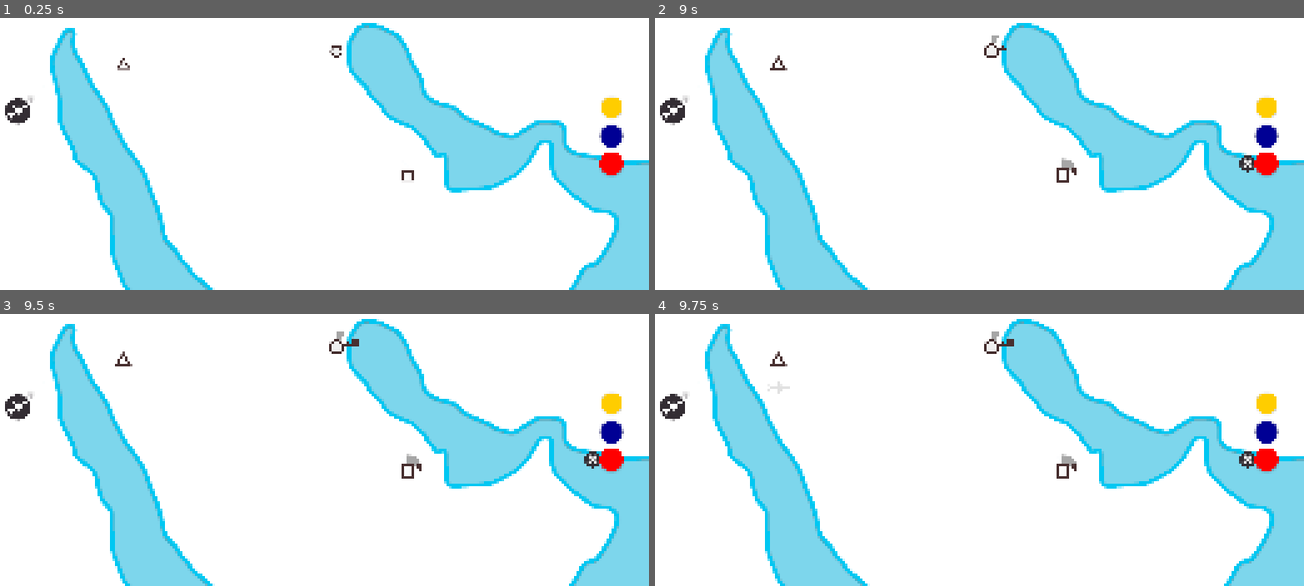
Above: before the commit, frames 1-4 (two rows, left to right).
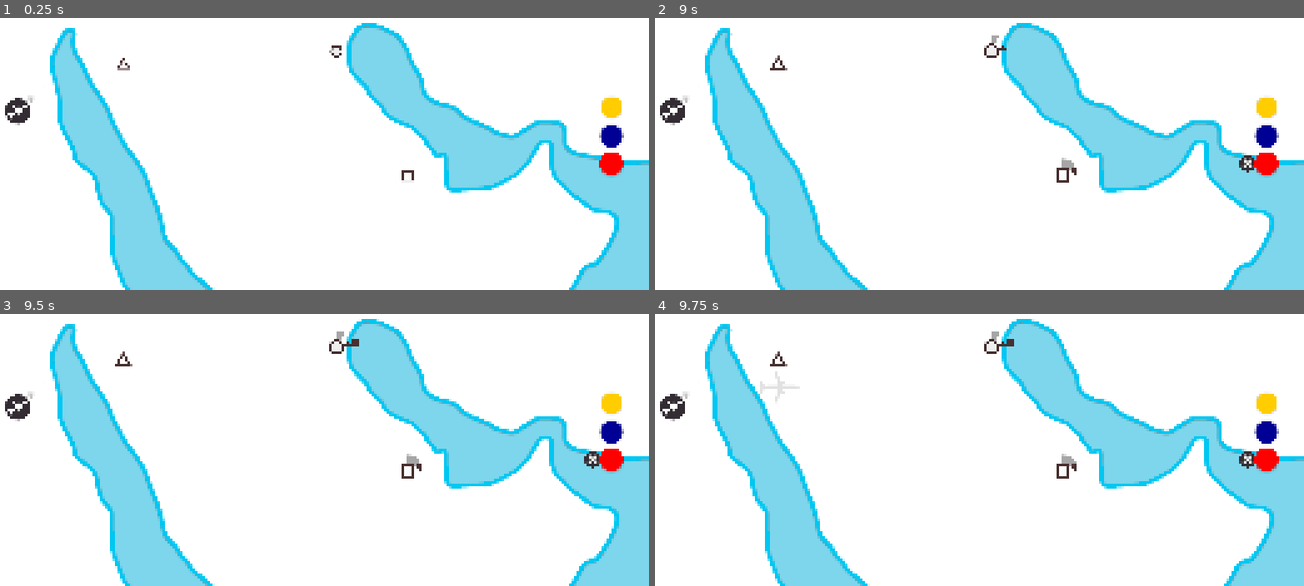
Above: after the commit, the same moments.

Repository: top-it-090304/Holding-Pattern
Game: Godot game, scene res://scene/Main.tscn
The game is run twice, just before and just after one commit, with the same random seed, the same clock (stepped at 60 frames per second) and the same inputs.
Inputs (mouse positions are in pixels of both pictures, inside the frame that each line leads up to):
- Up to frame 1 (0.25 s): no input
- Up to frame 2 (9 s): click (1265, 107) at 0.5 s; click (1265, 107) at 1.25 s; click (1265, 134) at 2 s; click (1265, 164) at 2.75 s; click (1252, 162) at 3.5 s; click (1265, 107) at 4.25 s; click (1265, 134) at 5 s; click (1265, 164) at 5.75 s; click (1252, 162) at 6.5 s; click (1265, 107) at 7.25 s; click (1265, 134) at 8 s; click (1265, 164) at 8.75 s
- Up to frame 3 (9.5 s): no input
- Up to frame 4 (9.75 s): tap Enter at 9.5 s; drag from (674, 406) to (992, 346) at 9.52 s

Frames 1-3 are identical in both runs. In frame 4, less than 0.1% of the frame differs, in the area x 16-23%, y 21-33%.

Commit message:
UI: ghost plane size change

Diff:
--- a/scene/Main.tscn
+++ b/scene/Main.tscn
@@ -211,10 +211,10 @@
 [node name="TexturePlaneGhost" type="TextureRect" parent="UI/CountPlanePack" unique_id=1382701883]
 unique_name_in_owner = true
 layout_mode = 0
-offset_left = -123.0
-offset_top = 936.0
-offset_right = -49.0
-offset_bottom = 996.0
+offset_left = -1352.0
+offset_top = -501.0
+offset_right = -1175.6333
+offset_bottom = -358.0
 texture = ExtResource("8_eik88")
 
 [node name="AddPlane" type="TextureRect" parent="UI/CountPlanePack" unique_id=1910985803]
--- a/scripts/Plane_add.gd
+++ b/scripts/Plane_add.gd
@@ -67,7 +67,7 @@
 	get_parent().add_child(ghost_plane)
 	ghost_plane.top_level = true
 	ghost_plane.z_index = 11
-	ghost_plane.scale = Vector2(1.1,1.1)
+	ghost_plane.scale = Vector2(2.0, 2.0)
 	ghost_plane.global_position = get_viewport().get_mouse_position()
 
 
Not shown, removed: Air Rout.apk.idsig
